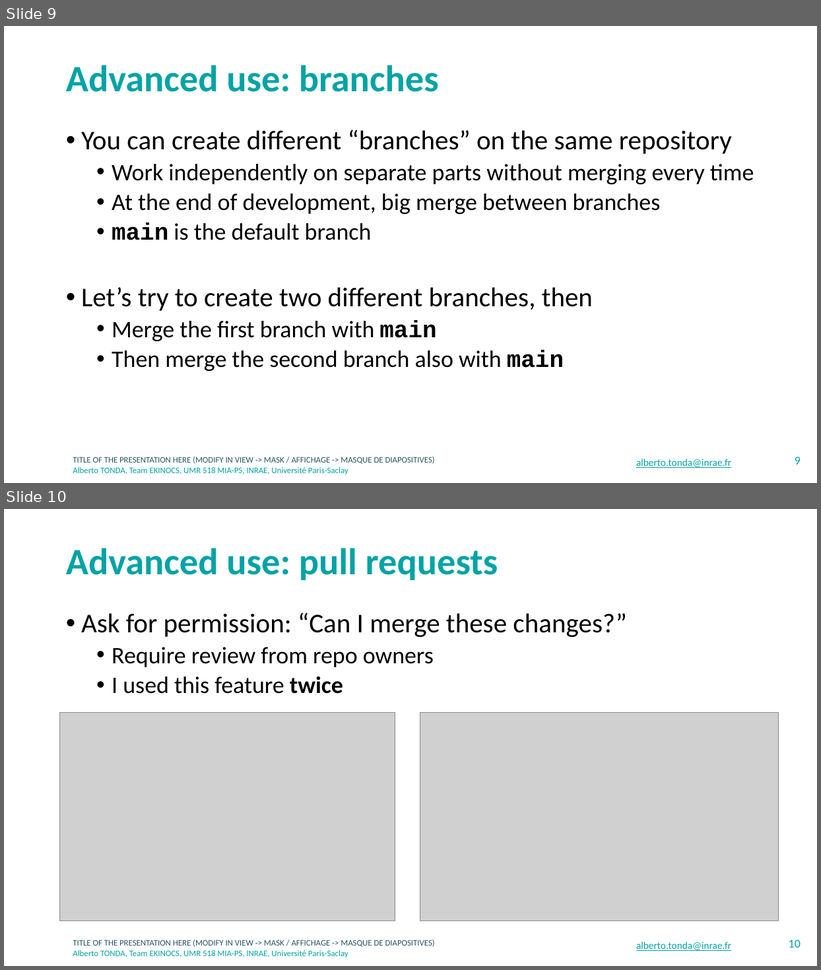
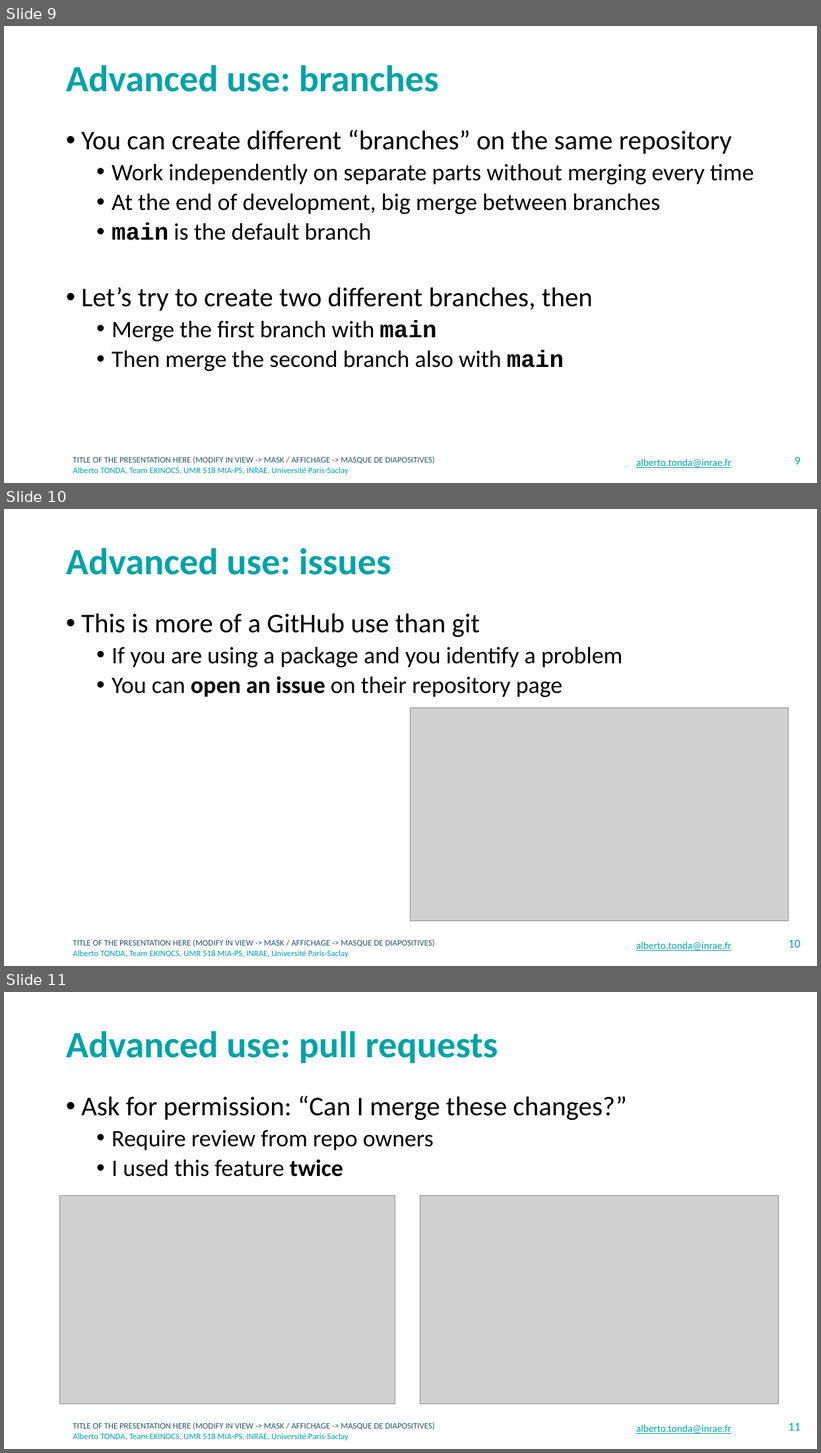
Before and after one commit to albertotonda/teaching, a slide deck: crash-course-on-data-science/git.pptx. Shown one above the other, each under a label of ours: slides 9 and 10 before the commit, slides 9, 10 and 11 after it. The pictures are 821x970 and 821x1453 pixels, drawn with LibreOffice and Linux fonts; fonts in the diff are those of the drawing; grey boxes stand for pictures; background and template pictures are left out. Boxes give left, top, right and bottom in pixels: in the first picture for what was removed or moved away, otherwise in the second. Text is boxed around its words. In the diff, an @@ line names an element or a change of style, - is before the commit and + after.

```diff
--- a/crash-course-on-data-science/git.pptx
+++ b/crash-course-on-data-science/git.pptx
@@ slide 10 added at bbox=[4, 509, 817, 966], background #FFFFFF; not listed: 2 template elements that a slide beside it also shows @@
@@ title added at bbox=[66, 548, 391, 575], 44 pt, text #00A3A6, bold @@
+Advanced use: issues
@@ text added at bbox=[81, 613, 622, 697], 28 pt, text #000000 @@
+• This is more of a GitHub use than git
+  • If you are using a package and you identify a problem
+  • You can open an issue on their repository page
@@ picture added at bbox=[411, 708, 789, 921] @@
@@ text added at bbox=[636, 942, 731, 951], 12 pt, text #00A3A6, underline @@
+alberto.tonda@inrae.fr
@@ page number added at bbox=[789, 940, 801, 948], 14 pt, text #00A3A6 @@
+10
@@ what was slide 10 is now slide 11 @@
@@ page number at bbox=[789, 1423, 801, 1431]: text changed @@
-10
+11
```
Also in this commit, not shown: 2 other files.
